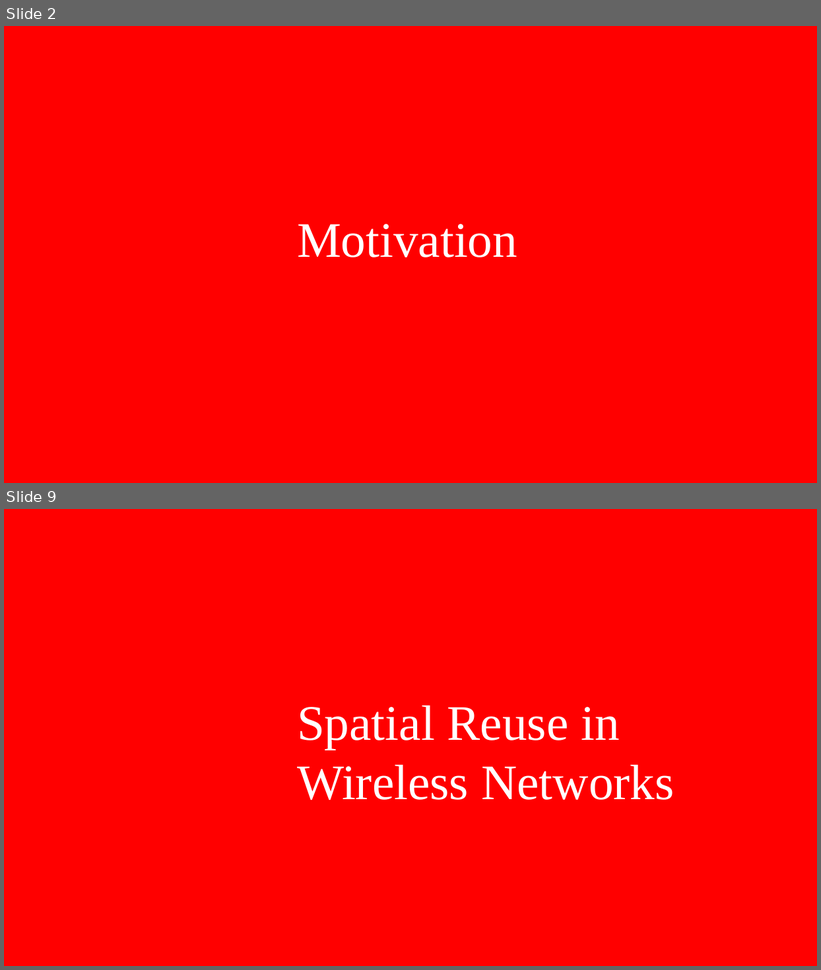
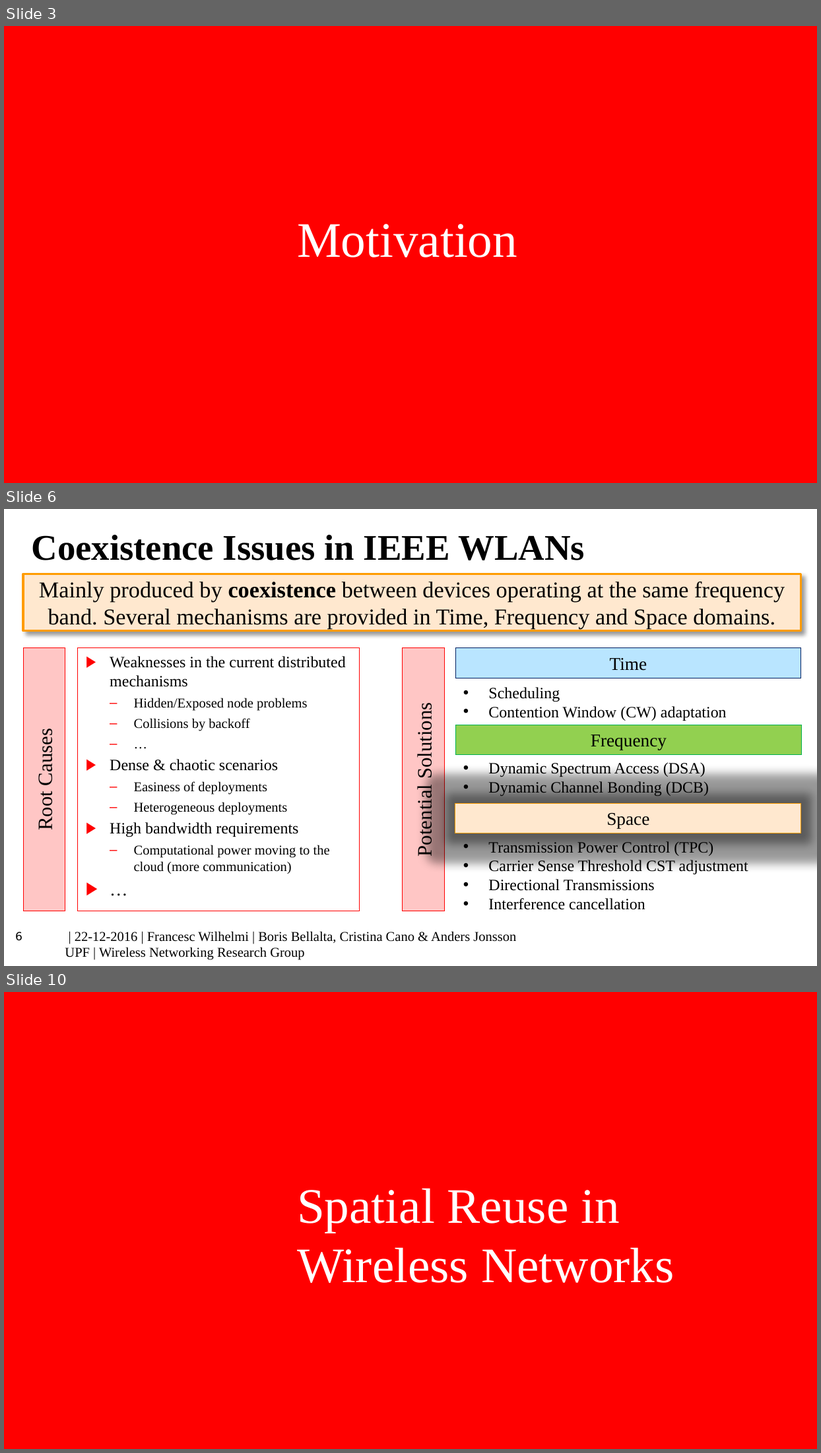
Before and after one commit to BelmY/thesis_proposal, a slide deck: Presentation/thesis_proposal.pptx. Shown one above the other, each under a label of ours: slides 2 and 9 before the commit, slides 3, 6 and 10 after it; the slides between them are not shown. The pictures are 821x970 and 821x1453 pixels, drawn with LibreOffice and Linux fonts; fonts in the diff are those of the drawing; background and template pictures are left out. Boxes give left, top, right and bottom in pixels: in the first picture for what was removed or moved away, otherwise in the second. Text is boxed around its words. In the diff, an @@ line names an element or a change of style, - is before the commit and + after.

Commit message:
Reviewed version (Boris)

```diff
--- a/Presentation/thesis_proposal.pptx
+++ b/Presentation/thesis_proposal.pptx
@@ slide 6 added at bbox=[4, 509, 817, 966], background #FFFFFF @@
@@ title added at bbox=[31, 535, 585, 560], 32 pt, text #000000, bold @@
+Coexistence Issues in IEEE WLANs
@@ rectangle added at bbox=[24, 574, 802, 631], fill #FFE8CF, outline #FF9C00 2 pt, 20 pt, text #000000 @@
+Mainly produced by coexistence between devices operating at the same frequency band. Several mechanisms are provided in Time, Frequency and Space domains.
@@ rectangle added at bbox=[24, 648, 65, 912], fill #FFC6C5, outline #FF0000 0.75 pt, 18 pt, text #000000 @@
+Root Causes
@@ text added at bbox=[78, 648, 359, 912], outline #FF0000 0.75 pt, 12 pt, text #000000 @@
+▶ Weaknesses in the current distributed mechanisms
+  – Hidden/Exposed node problems
+  – Collisions by backoff
+  – …
+▶ Dense & chaotic scenarios
+  – Easiness of deployments
+  – Heterogeneous deployments
+▶ High bandwidth requirements
+  – Computational power moving to the cloud (more communication)
+▶ …
@@ rectangle added at bbox=[403, 648, 445, 912], fill #FFC6C5, outline #FF0000 0.75 pt, 18 pt, text #000000 @@
+Potential Solutions
@@ rectangle added at bbox=[455, 648, 801, 678], fill #B9E5FF, outline #002060 0.75 pt, 16 pt, text #000000 @@
+Time
@@ text added at bbox=[488, 687, 727, 721], 14 pt, text #000000 @@
+• Scheduling
+• Contention Window (CW) adaptation
@@ rectangle added at bbox=[456, 725, 802, 755], fill #92D050, outline #00B050 0.75 pt, 16 pt, text #000000 @@
+Frequency
@@ text added at bbox=[488, 761, 709, 796], 14 pt, text #000000 @@
+• Dynamic Spectrum Access (DSA)
+• Dynamic Channel Bonding (DCB)
@@ rectangle added at bbox=[455, 803, 801, 834], fill #FFE8CF, outline #FF9C00 0.75 pt, 16 pt, text #000000 @@
+Space
@@ text added at bbox=[488, 842, 748, 910], 14 pt, text #000000 @@
+• Transmission Power Control (TPC)
+• Carrier Sense Threshold CST adjustment
+• Directional Transmissions
+• Interference cancellation
@@ page number added at bbox=[15, 932, 22, 941], 10 pt, text #000000 @@
+6
@@ text added at bbox=[65, 931, 516, 960], 12 pt, text #000000 @@
+| 22-12-2016 | Francesc Wilhelmi | Boris Bellalta, Cristina Cano & Anders Jonsson
+UPF | Wireless Networking Research Group
@@ what was slide 2 is now slide 3 @@
@@ what was slide 9 is now slide 10 @@
```
Also in this commit, not shown: 4 slides changed, 25 other slides added, 11 slides removed, 27 other files.
